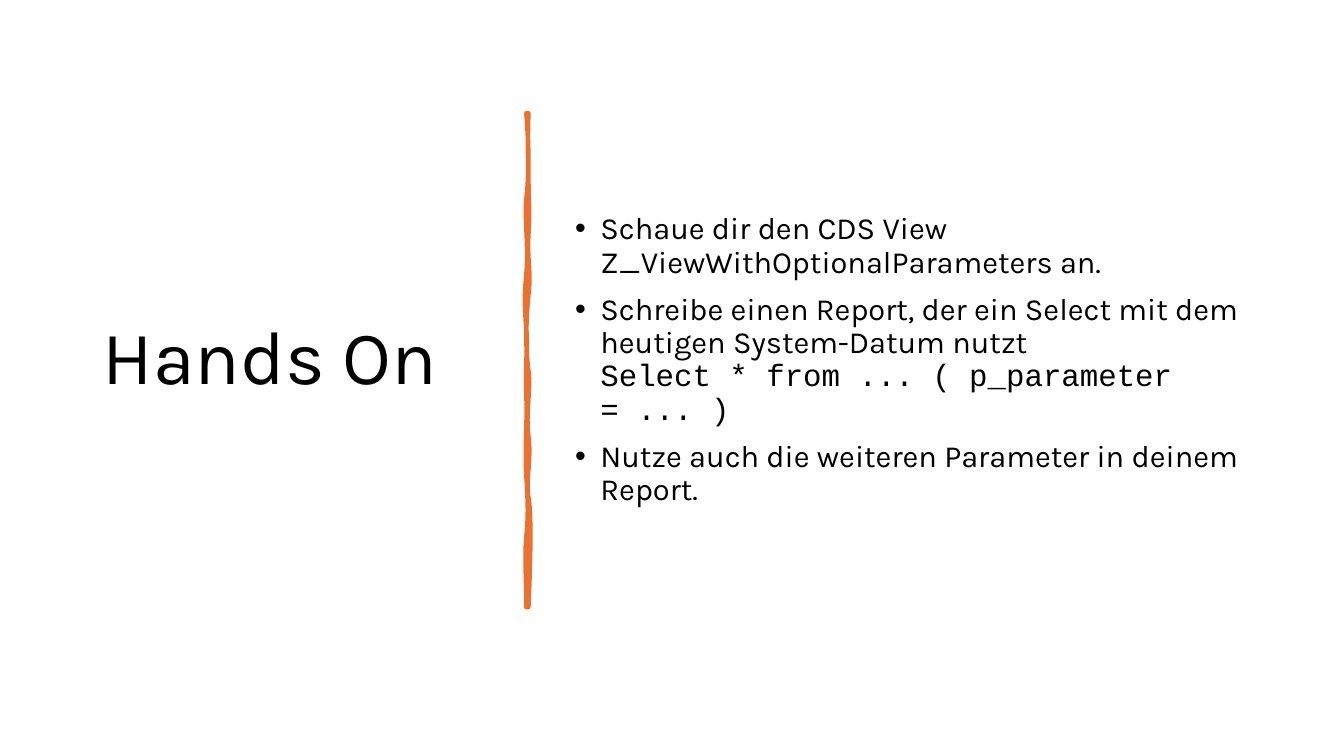
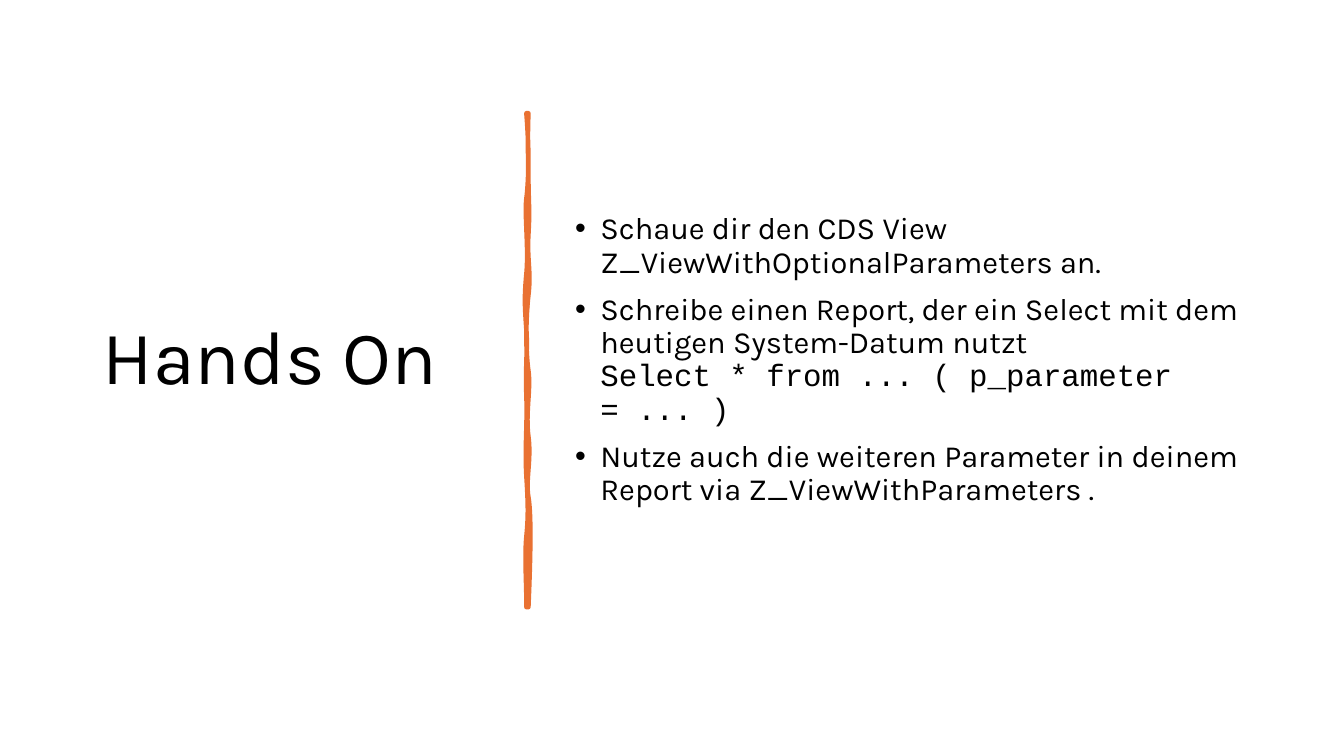
Before and after one commit to DevelopmentBvise/Schulung, a slide deck: slide 32 of CDS presentation/Deutsch/Tag1_Data Modeling with Core Data Services.pptx. Drawn at 1344x756 pixels with LibreOffice and Linux fonts; fonts in the diff are those of the drawing. Boxes give left, top, right and bottom in pixels: in the first picture for what was removed or moved away, otherwise in the second. Text is boxed around its words. In the diff, an @@ line names an element or a change of style, - is before the commit and + after.

```diff
--- a/CDS presentation/Deutsch/Tag1_Data Modeling with Core Data Services.pptx
+++ b/CDS presentation/Deutsch/Tag1_Data Modeling with Core Data Services.pptx
@@ text at <box>600,446,1238,508</box>: text changed @@
-• Nutze auch die weiteren Parameter in deinem Report.
+• Nutze auch die weiteren Parameter in deinem Report via Z_ViewWithParameters .
```
Also in this commit, not shown: 4 other slides changed, 2 other files.
